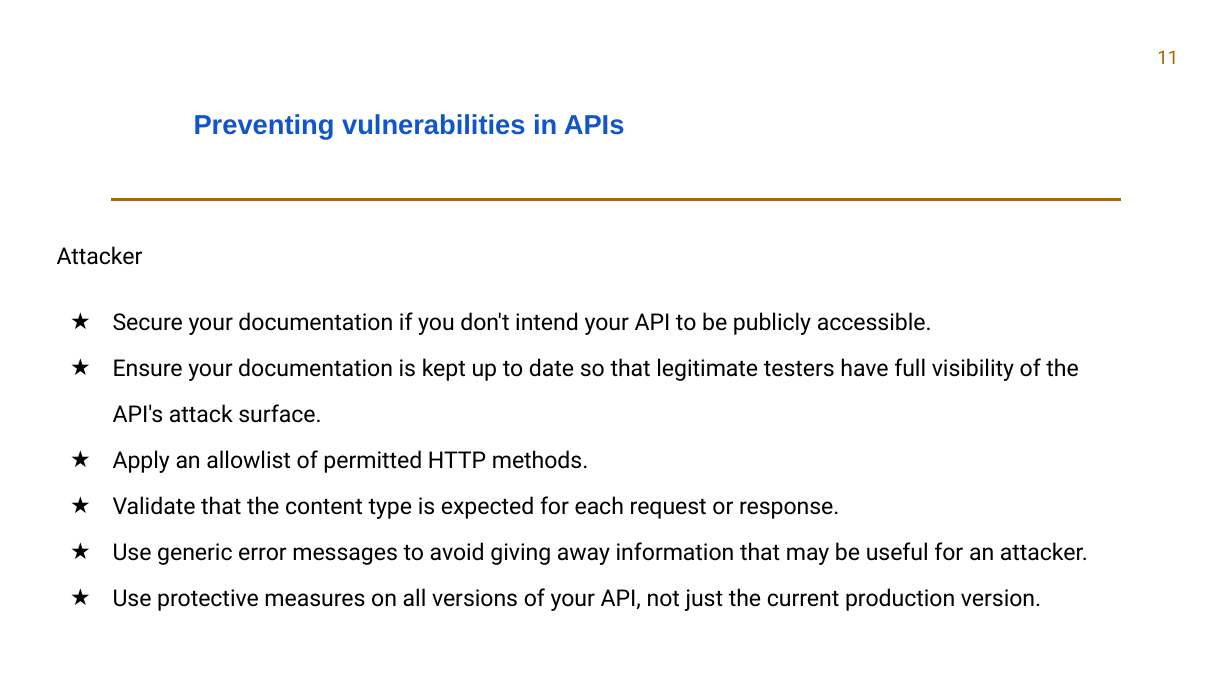
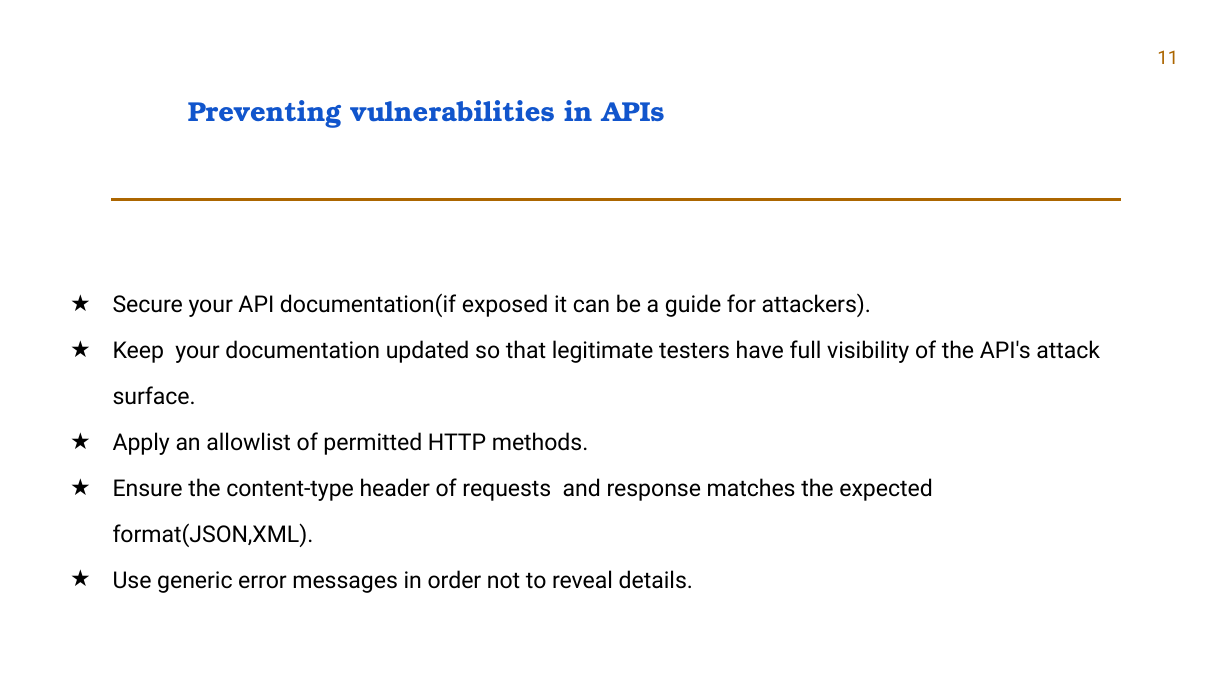
Before and after one commit to Embeytey/APITesting, a slide deck: slide 11 of API TESTING _Presentation.pptx. Drawn at 1232x693 pixels with LibreOffice and Linux fonts; fonts in the diff are those of the drawing. Boxes give left, top, right and bottom in pixels: in the first picture for what was removed or moved away, otherwise in the second. Text is boxed around its words. In the diff, an @@ line names an element or a change of style, - is before the commit and + after.

Commit message:
member name and format fixed

```diff
--- a/API TESTING _Presentation.pptx
+++ b/API TESTING _Presentation.pptx
@@ text "Preventing vulnerabilities in APIs": place and size @@
-text "Preventing vulnerabilities in APIs" at [194, 114, 625, 139]
+text "Preventing vulnerabilities in APIs" at [188, 100, 665, 128]
@@ text "Preventing vulnerabilities in APIs" at [188, 100, 665, 128]: font Arial to TeX Gyre Bonum @@
@@ text at [113, 293, 1100, 405]: text changed @@
-Attacker
-★ Secure your documentation if you don't intend your API to be publicly accessible.
-★ Ensure your documentation is kept up to date so that legitimate testers have full visibility of the API's attack surface.
+★ Secure your API documentation(if exposed it can be a guide for attackers).
+★ Keep your documentation updated so that legitimate testers have full visibility of the API's attack surface.
@@ text at [113, 478, 932, 593]: text changed @@
-★ Validate that the content type is expected for each request or response.
-★ Use generic error messages to avoid giving away information that may be useful for an attacker.
-★ Use protective measures on all versions of your API, not just the current production version.
+★ Ensure the content-type header of requests and response matches the expected format(JSON,XML).
+★ Use generic error messages in order not to reveal details.
```
Also in this commit, not shown: 3 other slides changed.
